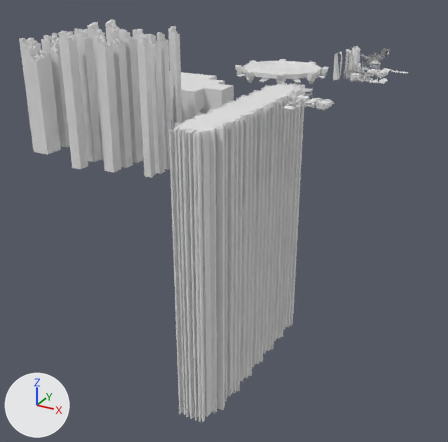
A saved change to the FBX model Assets/Art/FBX/FINALPACK/FINALPACK.fbx.
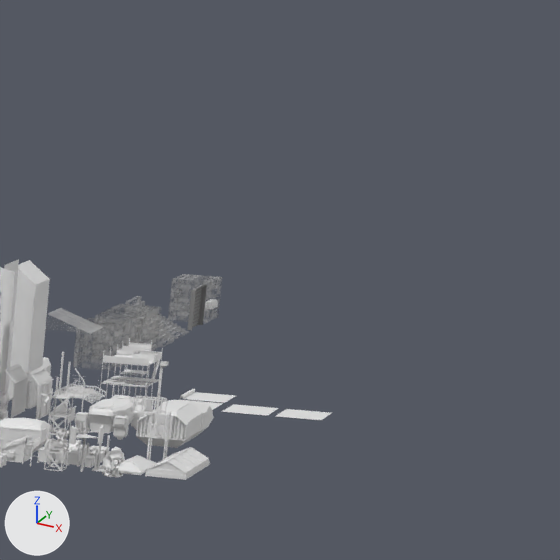
Each version is shown whole from a 50 mm camera at (157.0, -676.0, 144.0) aimed at (-197.0, -31.0, -178.0), then close up on the part from 79% to 100% of the width and 0% to 22% of the height. Lighting does not change. The marker at lower left points along +X, +Y and +Z. Where no turn or scale is listed for an object, it has been applied to the vertices.

The older version as bpy lines, for what is in view:
```python
me_cube_013 = bpy.data.meshes.new('Cube.013')
me_cube_013.from_pydata(...)  # 132 vertices, 132 faces; spans x -4.1..4.1, y -8.7..8.7, z 0.0..3.3
me_cube_021 = bpy.data.meshes.new('Cube.021')
me_cube_021.from_pydata(...)  # 144 vertices, 140 faces; spans x -6.7..5.72, y -3.55..3.55, z 0.0..5.36
me_cube_080 = bpy.data.meshes.new('Cube.080')
me_cube_080.from_pydata(...)  # 16 vertices, 9 faces; spans x 0.0..7.0, y 0.0..10.0, z -2.0..28.0
ob_dumpstervar2 = bpy.data.objects.new('DumpsterVar2', me_cube_021)
ob_dumpstervar2.location = (-69.0, 64.3, 0.0)
ob_skylightbig = bpy.data.objects.new('SkylightBig', me_cube_013)
ob_skylightbig.location = (-34.5, 60.5, 0.0)
ob_wallpanel1 = bpy.data.objects.new('WallPanel1', me_cube_080)
ob_wallpanel1.location = (-94.3, 127.2, 0.0)
# also in view: 'Fence' at (-83.0, 105.0, 5.0); 'Scaffold' at (-64.0, 126.0, 6.0); 'WallExtrudeHalfCorner' at (-88.0, 107.0, 15.0); 'Dumper' at (-43.0, 87.0, 5.0); 'AntennaStack' at (-57.0, 50.0, 12.0)
```
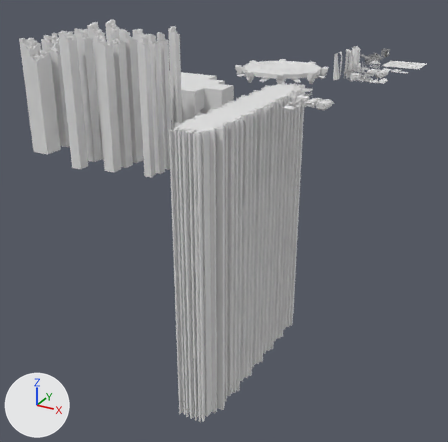
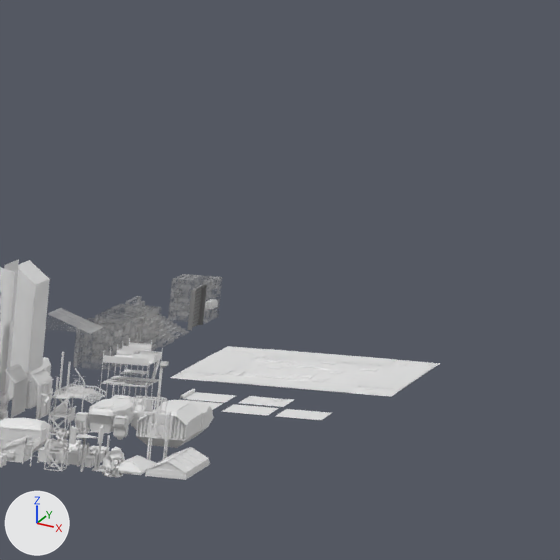
Pixel boxes (x1, y1, x2, y2) of what changed, in the close-ups (560 x 560 px):
'OniArena', added: after (170, 346, 440, 397)
'Cube.016', added: after (239, 396, 294, 407)

Diff of the bpy script that builds the scene:
```diff
--- a/Assets/Art/FBX/FINALPACK/FINALPACK.fbx.py
+++ b/Assets/Art/FBX/FINALPACK/FINALPACK.fbx.py
@@ mat_material_001 @@
+mat_material_001 = principled_material('Material.001')
+mat_material_001.base_color = (0.8, 0.8, 0.8)  # white #e7e7e7
@@ me_cube_041 @@
+me_cube_041.from_pydata(...)  # 1386 vertices, 1180 faces; spans x 0.0..10.0, y 0.0..10.0, z -0.06..0.13
+me_cube_041.materials.append(mat_material_001)  # its picture is missing
@@ me_cube_048 @@
+me_cube_048.from_pydata(...)  # 6962 vertices, 5908 faces; spans x -50.0..0.0, y 0.0..50.0, z -0.2..0.4
+me_cube_048.materials.append(mat_material_001)  # its picture is missing
@@ ob_cube_016 @@
+ob_cube_016 = bpy.data.objects.new('Cube.016', me_cube_041)
+ob_cube_016.location = (-43.9, 141.6, 0.0)
@@ ob_oniarena @@
+ob_oniarena = bpy.data.objects.new('OniArena', me_cube_048)
+ob_oniarena.location = (-16.0, 166.0, 0.0)
```
